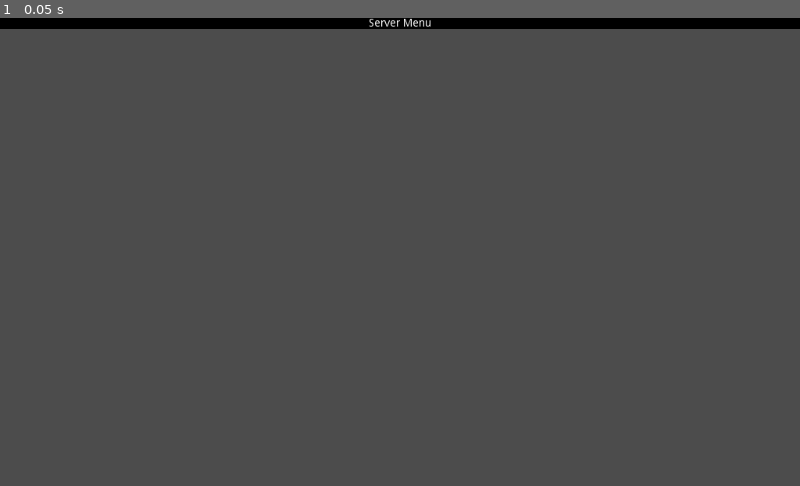
Above: before the commit, frame 1.
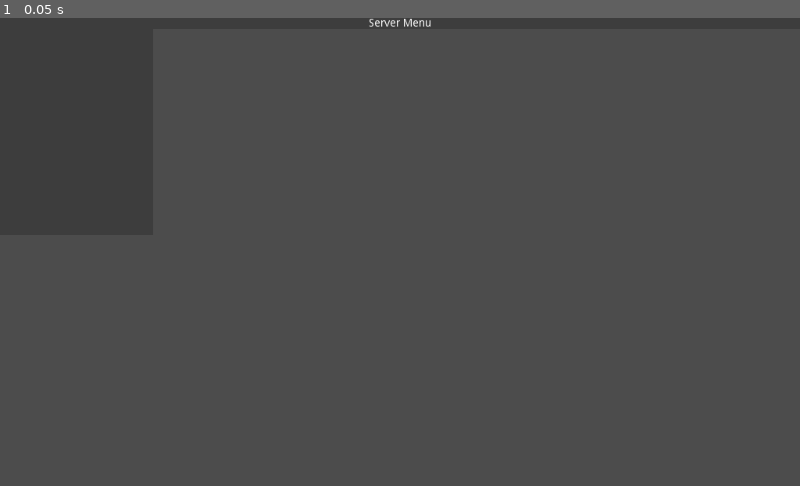
Above: after the commit, the same moment.

Repository: Linko-3D/Godot-Simple-Online-Multiplayer-Networking
Game: Godot game, scene res://Modules/ServerMenu.tscn
Same seed, same stepped clock (60 frames per second), same inputs: the game is played once before the commit and once after it. This scene is started directly instead of the project's main scene. The engine's default icon, where the game draws it, is replaced by a stand-in: a white triangle on a blue panel in a dark square.
Inputs:
- Up to frame 1 (0.05 s): no input

The runs differ from the first frame. In frame 1, 2.3% of the frame differs, in the area x 0-100%, y 0-3%.

Commit message:
player list

Diff:
--- a/Lobby.gd
+++ b/Lobby.gd
@@ -8,3 +8,6 @@
 
 func _on_Join_pressed():
 	NETWORK.join_server($Menu/Connect/IP.text, $Menu/Name/NameSet.text)
+
+func _text_entered(new_text):
+	_on_Join_pressed()
--- a/Lobby.tscn
+++ b/Lobby.tscn
@@ -105,3 +105,5 @@
 align = 1
 [connection signal="pressed" from="Menu/Host" to="." method="_on_Host_pressed"]
 [connection signal="pressed" from="Menu/Join" to="." method="_on_Join_pressed"]
+[connection signal="text_entered" from="Menu/Connect/IP" to="." method="_text_entered"]
+[connection signal="text_entered" from="Menu/Name/NameSet" to="." method="_text_entered"]
--- a/Modules/Chat.tscn
+++ b/Modules/Chat.tscn
@@ -40,5 +40,14 @@
 margin_right = 40.0
 
 [node name="LineEdit" type="LineEdit" parent="."]
-margin_right = 58.0
-margin_bottom = 24.0
+anchor_left = 0.5
+anchor_top = 0.5
+anchor_right = 0.5
+anchor_bottom = 0.5
+margin_left = -167.5
+margin_top = -12.0
+margin_right = 167.5
+margin_bottom = 12.0
+__meta__ = {
+"_edit_use_anchors_": false
+}
--- /dev/null
+++ b/Modules/ServerMenu.gd
@@ -0,0 +1,18 @@
+extends Control
+
+var previous_size = 0
+
+func _process(delta):
+	if previous_size != NETWORK.player_list.size():
+		for child in $ConnectedList.get_children():
+			child.queue_free()
+		for x in NETWORK.player_list:
+			display_player(x)
+		previous_size = NETWORK.player_list.size()
+
+	print(NETWORK.player_list.size())
+
+func display_player(x):
+	var player_connected = Label.new()
+	player_connected.text = "- " + x
+	$ConnectedList.add_child(player_connected)
--- a/Modules/ServerMenu.tscn
+++ b/Modules/ServerMenu.tscn
@@ -1,8 +1,11 @@
-[gd_scene format=2]
+[gd_scene load_steps=2 format=2]
+
+[ext_resource path="res://Modules/ServerMenu.gd" type="Script" id=1]
 
 [node name="ServerMenu" type="Control"]
 anchor_right = 1.0
 anchor_bottom = 1.0
+script = ExtResource( 1 )
 __meta__ = {
 "_edit_use_anchors_": false
 }
@@ -10,7 +13,10 @@
 [node name="ColorRect" type="ColorRect" parent="."]
 anchor_right = 1.0
 margin_bottom = 14.0
-color = Color( 0, 0, 0, 1 )
+color = Color( 0, 0, 0, 0.196078 )
+__meta__ = {
+"_edit_use_anchors_": false
+}
 
 [node name="Label" type="Label" parent="."]
 anchor_right = 1.0
@@ -20,3 +26,19 @@
 __meta__ = {
 "_edit_use_anchors_": false
 }
+
+[node name="ColorRect2" type="ColorRect" parent="."]
+margin_top = 14.0
+margin_right = 196.0
+margin_bottom = 278.0
+color = Color( 0, 0, 0, 0.196078 )
+__meta__ = {
+"_edit_use_anchors_": false
+}
+
+[node name="ConnectedList" type="VBoxContainer" parent="."]
+margin_right = 11.0
+margin_bottom = 7.0
+__meta__ = {
+"_edit_use_anchors_": false
+}
--- a/NETWORK.gd
+++ b/NETWORK.gd
@@ -7,6 +7,8 @@
 var servermenu = preload("res://Modules/ServerMenu.tscn").instance()
 
 var player_name = ""
+
+var player_list = []
 
 func _ready():
 	get_tree().connect("network_peer_connected", self, "_on_network_peer_connected")
@@ -33,7 +35,7 @@
 	get_tree().get_root().add_child(map)
 	get_tree().get_root().get_node("Lobby").queue_free()
 
-	if not get_tree().is_network_server():
+	if not get_tree().is_network_server(): #If not the server spawn a player, otherwise display the server menu
 		spawn_player(get_tree().get_network_unique_id())
 	else:
 		get_tree().get_root().add_child(servermenu)
@@ -60,3 +62,9 @@
 	get_tree().get_root().add_child(lobby)
 	get_tree().get_root().get_node("Map").queue_free()
 	get_tree().set_network_peer(null)
+
+func update_player_list(player, add): # Server
+	if add:
+		player_list.append(player)
+	else:
+		player_list.remove(player)
--- a/Player.gd
+++ b/Player.gd
@@ -4,6 +4,7 @@
 
 func _ready():
 	get_tree().connect("network_peer_connected", self, "_on_network_peer_connected")
+	get_tree().connect("network_peer_disconnected", self, "_on_network_peer_disconnected")
 
 	yield(get_tree(), "idle_frame") # Wait one frame before checking if we are the master of this node
 
@@ -11,6 +12,10 @@
 	$Controlled.visible = is_network_master()
 	if is_network_master():
 		rpc("share_name", NETWORK.player_name)
+		rpc_id(1, "update_player_list", NETWORK.player_name, true)
+
+remote func update_player_list(player, operation):
+	NETWORK.update_player_list(player, operation)
 
 func _physics_process(delta):
 	direction.x = -Input.get_action_strength("ui_left") + Input.get_action_strength("ui_right")
@@ -38,3 +43,7 @@
 		rpc("transform_data", transform)
 		rpc("visibility", $Sprite.visible)
 		rpc("share_name", NETWORK.player_name)
+
+func _on_network_peer_disconnected(id):
+	if is_network_master():
+		rpc_id(1, "update_player_list", NETWORK.player_name, false)
--- a/Player.tscn
+++ b/Player.tscn
@@ -15,9 +15,9 @@
 texture = ExtResource( 1 )
 
 [node name="ColorRect" type="ColorRect" parent="."]
-margin_left = -40.0
+margin_left = -50.0
 margin_top = -54.0
-margin_right = 40.0
+margin_right = 50.0
 margin_bottom = -40.0
 color = Color( 0, 0, 0, 1 )
 __meta__ = {
@@ -25,9 +25,9 @@
 }
 
 [node name="Name" type="Label" parent="."]
-margin_left = -40.0
+margin_left = -100.0
 margin_top = -54.0
-margin_right = 40.0
+margin_right = 100.0
 margin_bottom = -40.0
 align = 1
 __meta__ = {
